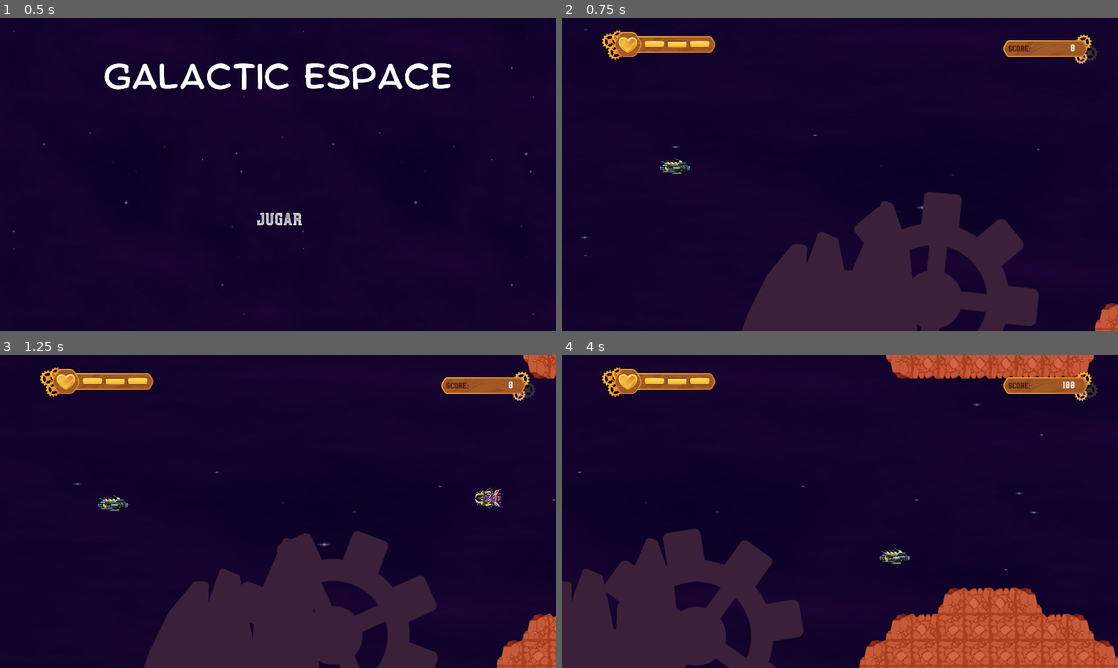
Above: before the commit, frames 1-4 (two rows, left to right).
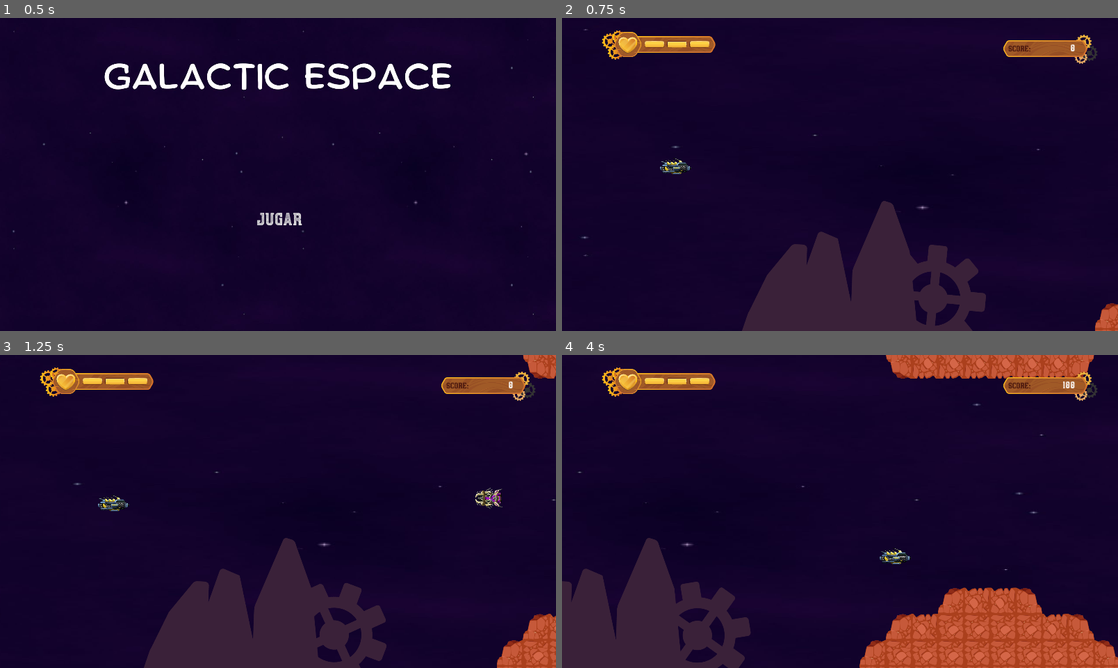
Above: after the commit, the same moments.

Repository: Jhon-Acevedo/Galactic_Escape
Game: Godot game, scene res://Scenes/PantallaPrincipal.tscn
Same seed, same stepped clock (60 frames per second), same inputs: the game is played once before the commit and once after it.
Inputs (mouse positions are in pixels of both pictures, inside the frame that each line leads up to):
- Up to frame 1 (0.5 s): no input
- Up to frame 2 (0.75 s): click "JUGAR" at 0.5 s
- Up to frame 3 (1.25 s): no input
- Up to frame 4 (4 s): move the mouse to (962, 495) at 1.27 s; press the mouse at (962, 495) at 1.28 s; hold D (move_right) 1.28-2.03 s; move the mouse to (728, 527) at 2.02 s; release the mouse at (728, 527) at 2.03 s; hold S (move_down) 2.03-2.78 s; click (728, 527) at 2.1 s; move the mouse to (895, 442) at 2.77 s; press the mouse at (895, 442) at 2.78 s; hold D (move_right) 2.78-3.53 s; move the mouse to (812, 574) at 3.52 s; release the mouse at (812, 574) at 3.53 s; hold W (move_up) from 3.53 s (still down); click (812, 574) at 3.6 s

Frame 1 is identical in both runs. In frame 2, 5.5% of the frame differs, in the area x 50-86%, y 55-100%; in frame 3, 5.6%; in frame 4, 5.8%, in the area x 7-44%, y 55-100%.

Commit message:
Add new powerup

Diff:
--- a/Scenes/Monte.tscn
+++ b/Scenes/Monte.tscn
@@ -27,7 +27,6 @@
 [node name="Engranaje" type="Sprite" parent="."]
 position = Vector2( 1332, 973 )
 rotation = 1.78948
-scale = Vector2( 2, 2 )
 texture = ExtResource( 2 )
 
 [node name="Montana" type="Sprite" parent="."]
--- a/Scenes/Nivel1.tscn
+++ b/Scenes/Nivel1.tscn
@@ -3,7 +3,7 @@
 [ext_resource path="res://Scenes/Personaje.tscn" type="PackedScene" id=1]
 [ext_resource path="res://Scenes/GrupoEnemigos.tscn" type="PackedScene" id=2]
 [ext_resource path="res://Scenes/EnemigoDirigido.tscn" type="PackedScene" id=3]
-[ext_resource path="res://Scenes/PowerUp.tscn" type="PackedScene" id=4]
+[ext_resource path="res://Scenes/PowerUps/PowerUp.tscn" type="PackedScene" id=4]
 [ext_resource path="res://MyAssets/Sonidos/music_backgound.mp3" type="AudioStream" id=5]
 [ext_resource path="res://Scenes/Monte.tscn" type="PackedScene" id=6]
 [ext_resource path="res://MyAssets/Background.jpg" type="Texture" id=7]
--- a/Scenes/Nivel2.tscn
+++ b/Scenes/Nivel2.tscn
@@ -12,7 +12,7 @@
 [ext_resource path="res://Assets/hud/barra_vida.png" type="Texture" id=10]
 [ext_resource path="res://Assets/fondo/fondo.jpg" type="Texture" id=11]
 [ext_resource path="res://Assets/fondo/tilemap.png" type="Texture" id=12]
-[ext_resource path="res://Scenes/PowerUp.tscn" type="PackedScene" id=13]
+[ext_resource path="res://Scenes/PowerUps/PowerUp.tscn" type="PackedScene" id=13]
 [ext_resource path="res://Assets/hud/tabla_puntos.png" type="Texture" id=14]
 
 [sub_resource type="ConvexPolygonShape2D" id=3]
--- /dev/null
+++ b/Scenes/PowerUps/PowerUp.tscn
@@ -0,0 +1,21 @@
+[gd_scene load_steps=4 format=2]
+
+[ext_resource path="res://Scripts/PowerUp.gd" type="Script" id=1]
+[ext_resource path="res://MyAssets/PowerUp/triple_shot.png" type="Texture" id=2]
+
+[sub_resource type="CircleShape2D" id=1]
+radius = 40.05
+
+[node name="PowerUp" type="Area2D" groups=["powerH"]]
+position = Vector2( 606, 241 )
+script = ExtResource( 1 )
+
+[node name="PowerUp" type="Sprite" parent="."]
+position = Vector2( -0.499957, 2.38419e-06 )
+scale = Vector2( 0.674243, 0.680851 )
+texture = ExtResource( 2 )
+
+[node name="CollisionShape2D" type="CollisionShape2D" parent="."]
+shape = SubResource( 1 )
+
+[connection signal="body_entered" from="." to="." method="_on_PowerUp_body_entered"]
--- a/Scenes/TemplateNivel.tscn
+++ b/Scenes/TemplateNivel.tscn
@@ -11,7 +11,7 @@
 [ext_resource path="res://Assets/hud/barra_vida.png" type="Texture" id=10]
 [ext_resource path="res://Assets/fondo/fondo.jpg" type="Texture" id=11]
 [ext_resource path="res://Assets/fondo/tilemap.png" type="Texture" id=12]
-[ext_resource path="res://Scenes/PowerUp.tscn" type="PackedScene" id=13]
+[ext_resource path="res://Scenes/PowerUps/PowerUp.tscn" type="PackedScene" id=13]
 [ext_resource path="res://Assets/hud/tabla_puntos.png" type="Texture" id=14]
 [ext_resource path="res://Sounds/bgm/Archnet-music-background_mezcla.ogg" type="AudioStream" id=15]
 
--- a/Scripts/Nivel1/Nivel1.gd
+++ b/Scripts/Nivel1/Nivel1.gd
@@ -2,15 +2,16 @@
 
 var width = 9000
 var hight = 1080
-#var amount_powerUp = 0
-var amount_powerUp_heart = 0
-var amount_powerUp_shot_triple = 0
 var location = Vector2()
 
+# Cantidad de powerUp en el nivel 1
+var amount_powerUp = 5
 
+# Instancias de los powerUps
 var powerup_heart = preload("res://Scenes/PowerUps/FullVida.tscn").instance()
-var powerup_shot_triple = preload("res://Scenes/PowerUp.tscn").instance()
+var powerup_shot_triple = preload("res://Scenes/PowerUps/PowerUp.tscn").instance()
 
+# Probabilidad de que cada powerUp aparezca
 var _powerups = {
 	"heart": {"Probability":0.2},
 	"shot_triple": {"Probability":0.5},
@@ -19,11 +20,22 @@
 
 func _ready():
 	randomize()
-	for i in range(25):
+	for i in range(amount_powerUp):
 		var random_num = randf()
 		if random_num <= _powerups.get("heart").get("Probability"):
 			create_powerUpHeart()
+		if random_num <= _powerups.get("shot_triple").get("Probability"):
+			create_powerUpShoot()
 
+
+
+func create_powerUpShoot():
+	var powerup_heart = preload("res://Scenes/PowerUps/PowerUp.tscn").instance()
+	location.x = rand_range(2500,width)
+	location.y = rand_range(550,550)
+	powerup_heart.position = location
+	#print(location)
+	add_child(powerup_heart)
 
 
 func create_powerUpHeart():
Binary file added: MyAssets/PowerUp/triple_shot.png
Not shown, added: MyAssets/PowerUp/triple_shot.png.import
